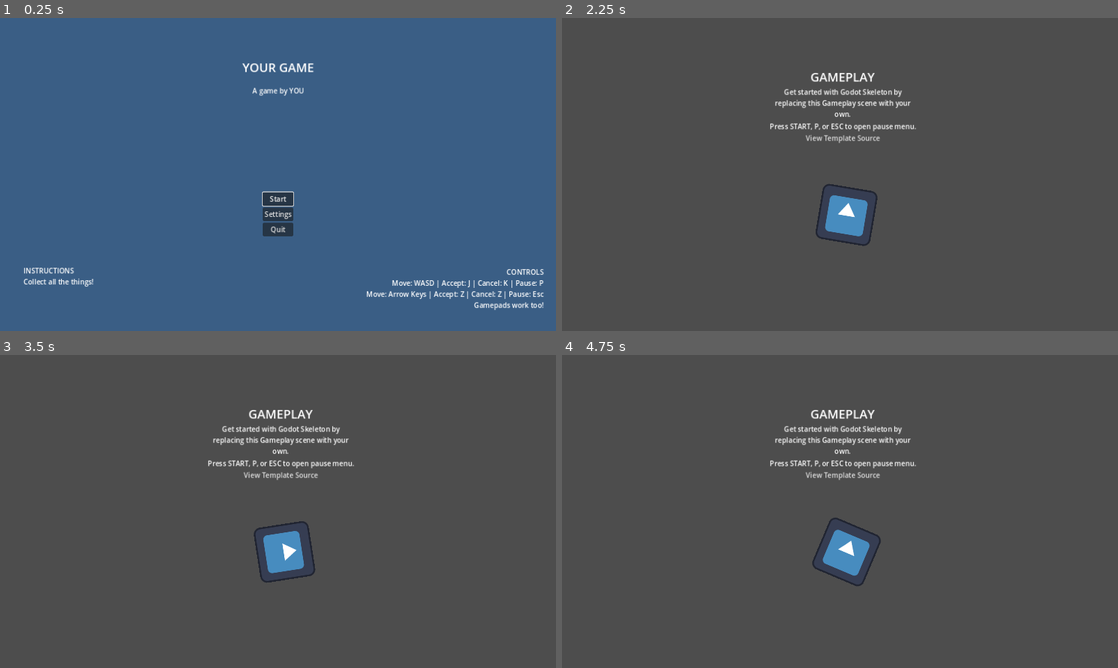
Above: before the commit, frames 1-4 (two rows, left to right).
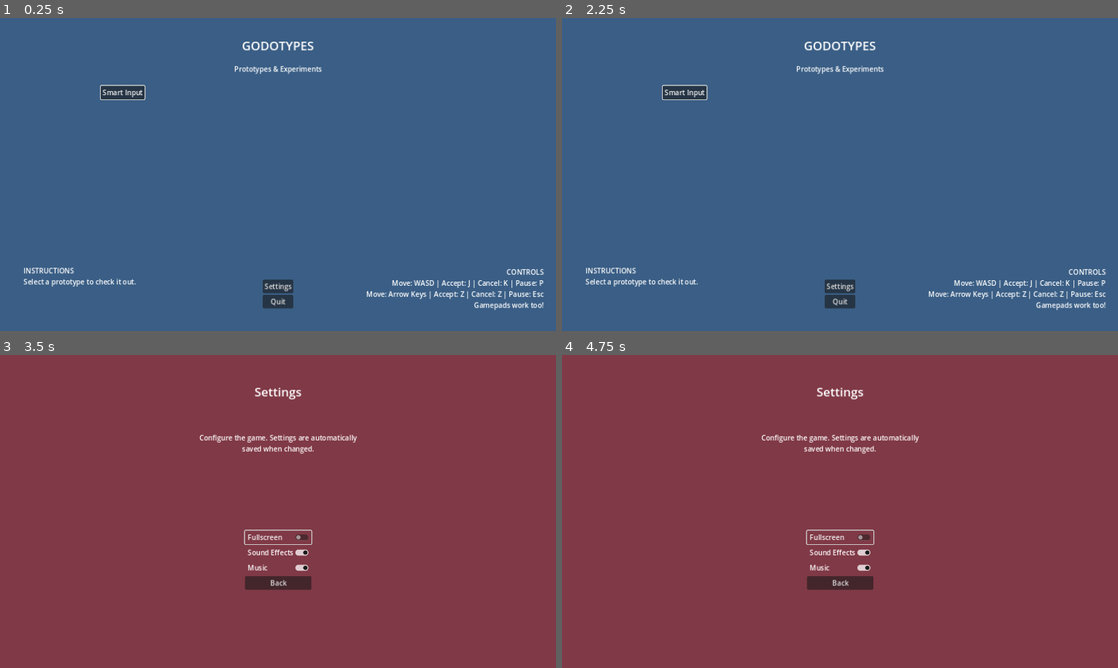
Above: after the commit, the same moments.

Repository: brettchalupa/godotypes
Game: Godot game, scene res://main_menu/main_menu.tscn
Same seed, same stepped clock (60 frames per second), same inputs: the game is played once before the commit and once after it. The engine's default icon, where the game draws it, is replaced by a stand-in: a white triangle on a blue panel in a dark square.
Inputs (mouse positions are in pixels of both pictures, inside the frame that each line leads up to):
- Up to frame 1 (0.25 s): no input
- Up to frame 2 (2.25 s): click (684, 93) at 0.5 s, where only the run after the commit has a clickable "Smart Input"; click (1073, 33) at 1.25 s, where only the run after the commit has a clickable "Back to Main Menu"; click (840, 199) at 2 s, where only the run before the commit has a clickable "Start"
- Up to frame 3 (3.5 s): click (278, 624) at 2.75 s, where only the run after the commit has a clickable "Settings"
- Up to frame 4 (4.75 s): click (840, 583) at 3.5 s, where only the run after the commit has a clickable "Back"; tap Enter (ui_accept) at 4.25 s; hold Right (ui_right) from 4.28 s (still down); hold Enter (ui_accept) from 4.28 s (still down)

The runs differ from the first frame. In frame 1, 2.5% of the frame differs, in the area x 4-58%, y 7-93%; in frame 2, 100%; in frame 3, 100%, in the area x 0-100%, y 0-100%; in frame 4, 100%.

Commit message:
feat(smart_input): playable character that fires
using kenney cc0 assets

Diff:
--- a/main_menu/MenuOptions.gd
+++ b/main_menu/MenuOptions.gd
@@ -1,11 +1,8 @@
 extends VFlowContainer
 
-@export var gameplay_scene:PackedScene
 @export var settings_scene:PackedScene
 
 func _ready():
-	get_children()[0].grab_focus()
-
 	if !OS.has_feature("pc"):
 		$Quit.hide()
 
@@ -14,6 +11,3 @@
 
 func _on_settings_pressed():
 	get_tree().change_scene_to_packed(settings_scene)
-
-func _on_start_pressed():
-	get_tree().change_scene_to_packed(gameplay_scene)
--- /dev/null
+++ b/main_menu/PrototypesGrid.gd
@@ -0,0 +1,8 @@
+extends GridContainer
+
+func _ready():
+	get_children()[0].grab_focus()
+
+
+func _on_smart_input_button_pressed():
+	get_tree().change_scene_to_file("res://smart_input/smart_input.tscn")
--- a/main_menu/main_menu.tscn
+++ b/main_menu/main_menu.tscn
@@ -1,8 +1,8 @@
 [gd_scene load_steps=4 format=3 uid="uid://0268jtpuc6rp"]
 
 [ext_resource type="Script" path="res://main_menu/MenuOptions.gd" id="1_qcgqq"]
-[ext_resource type="PackedScene" uid="uid://bdnyglk1i1cxl" path="res://gameplay/gameplay.tscn" id="2_5nvqq"]
 [ext_resource type="PackedScene" uid="uid://rxdgdijyhrsb" path="res://settings/settings.tscn" id="3_2osu0"]
+[ext_resource type="Script" path="res://main_menu/PrototypesGrid.gd" id="3_mjvto"]
 
 [node name="MainMenu" type="Control"]
 layout_mode = 3
@@ -25,13 +25,13 @@
 anchors_preset = 5
 anchor_left = 0.5
 anchor_right = 0.5
-offset_left = -65.5
-offset_top = 93.0
-offset_right = 65.5
-offset_bottom = 135.0
+offset_left = -83.0
+offset_top = 43.0
+offset_right = 83.0
+offset_bottom = 85.0
 grow_horizontal = 2
 theme_type_variation = &"HeaderLarge"
-text = "YOUR GAME"
+text = "GODOTYPES"
 horizontal_alignment = 1
 
 [node name="Credit" type="Label" parent="."]
@@ -39,12 +39,12 @@
 anchors_preset = 5
 anchor_left = 0.5
 anchor_right = 0.5
-offset_left = -59.5
-offset_top = 156.0
-offset_right = 59.5
-offset_bottom = 182.0
+offset_left = -101.0
+offset_top = 106.0
+offset_right = 101.0
+offset_bottom = 132.0
 grow_horizontal = 2
-text = "A game by YOU"
+text = "Prototypes & Experiments"
 
 [node name="Controls" type="Label" parent="."]
 layout_mode = 0
@@ -65,7 +65,7 @@
 offset_right = 365.0
 offset_bottom = 674.0
 text = "INSTRUCTIONS
-Collect all the things!"
+Select a prototype to check it out."
 
 [node name="MenuOptions" type="VFlowContainer" parent="." node_paths=PackedStringArray("shortcut_context")]
 layout_mode = 1
@@ -74,20 +74,15 @@
 anchor_right = 0.5
 anchor_bottom = 1.0
 offset_left = -35.0
-offset_top = 192.0
+offset_top = 559.0
 offset_right = 36.0
 offset_bottom = -9.0
 grow_horizontal = 2
 grow_vertical = 2
-shortcut_context = NodePath("Start")
+shortcut_context = NodePath("")
 alignment = 1
 script = ExtResource("1_qcgqq")
-gameplay_scene = ExtResource("2_5nvqq")
 settings_scene = ExtResource("3_2osu0")
-
-[node name="Start" type="Button" parent="MenuOptions"]
-layout_mode = 2
-text = "Start"
 
 [node name="Settings" type="Button" parent="MenuOptions"]
 layout_mode = 2
@@ -97,6 +92,18 @@
 layout_mode = 2
 text = "Quit"
 
-[connection signal="pressed" from="MenuOptions/Start" to="MenuOptions" method="_on_start_pressed"]
+[node name="PrototypesGrid" type="GridContainer" parent="."]
+layout_mode = 0
+offset_left = 232.0
+offset_top = 156.0
+offset_right = 1056.0
+offset_bottom = 574.0
+script = ExtResource("3_mjvto")
+
+[node name="SmartInputButton" type="Button" parent="PrototypesGrid"]
+layout_mode = 2
+text = "Smart Input"
+
 [connection signal="pressed" from="MenuOptions/Settings" to="MenuOptions" method="_on_settings_pressed"]
 [connection signal="pressed" from="MenuOptions/Quit" to="MenuOptions" method="_on_quit_pressed"]
+[connection signal="pressed" from="PrototypesGrid/SmartInputButton" to="PrototypesGrid" method="_on_smart_input_button_pressed"]
--- /dev/null
+++ b/smart_input/Player.gd
@@ -0,0 +1,27 @@
+extends CharacterBody2D
+
+@export var weapon:PackedScene
+
+const THRUST_SPEED = 400.0
+const TURN_SPEED = 4.0
+
+func _physics_process(delta):
+	rotation -= Input.get_action_strength("ui_left") * delta * TURN_SPEED
+	rotation += Input.get_action_strength("ui_right") * delta * TURN_SPEED
+
+	if Input.is_action_pressed("ui_up"):
+		velocity = Vector2.UP.rotated(rotation) * THRUST_SPEED
+	else:
+		velocity = velocity.move_toward(Vector2.ZERO, delta * THRUST_SPEED)
+
+	if Input.is_action_just_pressed("ui_accept"):
+		var beam = weapon.instantiate()
+		beam.global_position = global_position
+		beam.fire(rotation)
+		get_tree().get_root().add_child(beam)
+
+	move_and_slide()
+	position = position.clamp(Vector2.ZERO, get_viewport_rect().size)
+
+func _process(_delta):
+	pass
--- /dev/null
+++ b/smart_input/beam.gd
@@ -0,0 +1,19 @@
+extends CharacterBody2D
+
+const SPEED = 600.0
+@onready var timer = $Timer
+
+func _process(_delta):
+	if timer.time_left / timer.wait_time < 0.25:
+		$Sprite2D.modulate.a = timer.time_left / timer.wait_time
+
+func fire(rot):
+	rotation = rot
+	velocity = Vector2.UP.rotated(rotation) * SPEED
+
+func _on_timer_timeout():
+	queue_free()
+
+func _physics_process(_delta):
+	velocity = Vector2.UP.rotated(rotation) * SPEED
+	move_and_slide()
--- /dev/null
+++ b/smart_input/beam.tscn
@@ -0,0 +1,27 @@
+[gd_scene load_steps=4 format=3 uid="uid://bwwowp2077kmn"]
+
+[ext_resource type="Script" path="res://smart_input/beam.gd" id="1_ycbwi"]
+[ext_resource type="Texture2D" uid="uid://i4umlnqql86t" path="res://smart_input/ship_B.png" id="2_0tcra"]
+
+[sub_resource type="CapsuleShape2D" id="CapsuleShape2D_wj6py"]
+radius = 9.0
+height = 38.0
+
+[node name="Beam" type="CharacterBody2D"]
+position = Vector2(0, -9)
+scale = Vector2(0.25, 0.25)
+motion_mode = 1
+script = ExtResource("1_ycbwi")
+
+[node name="Sprite2D" type="Sprite2D" parent="."]
+position = Vector2(0, -9)
+texture = ExtResource("2_0tcra")
+
+[node name="CollisionShape2D" type="CollisionShape2D" parent="."]
+shape = SubResource("CapsuleShape2D_wj6py")
+
+[node name="Timer" type="Timer" parent="."]
+wait_time = 2.0
+autostart = true
+
+[connection signal="timeout" from="Timer" to="." method="_on_timer_timeout"]
--- /dev/null
+++ b/smart_input/player.tscn
@@ -0,0 +1,24 @@
+[gd_scene load_steps=5 format=3 uid="uid://rejuxgm2kk5n"]
+
+[ext_resource type="Script" path="res://smart_input/Player.gd" id="1_e8653"]
+[ext_resource type="PackedScene" uid="uid://bwwowp2077kmn" path="res://smart_input/beam.tscn" id="2_tvj2s"]
+[ext_resource type="Texture2D" uid="uid://dgmbumcxmc6xp" path="res://smart_input/ship_sidesA.png" id="3_0p8wu"]
+
+[sub_resource type="CapsuleShape2D" id="CapsuleShape2D_lo7b1"]
+radius = 16.0
+height = 32.0
+
+[node name="Player" type="CharacterBody2D"]
+scale = Vector2(0.5, 0.5)
+motion_mode = 1
+script = ExtResource("1_e8653")
+weapon = ExtResource("2_tvj2s")
+metadata/_edit_group_ = true
+
+[node name="Sprite2D" type="Sprite2D" parent="."]
+position = Vector2(0, -14)
+texture = ExtResource("3_0p8wu")
+
+[node name="CollisionShape2D" type="CollisionShape2D" parent="."]
+position = Vector2(0, 16)
+shape = SubResource("CapsuleShape2D_lo7b1")
--- /dev/null
+++ b/smart_input/smart_input.gd
@@ -0,0 +1,4 @@
+extends Node2D
+
+func _on_main_menu_button_pressed():
+	get_tree().change_scene_to_file("res://main_menu/main_menu.tscn")
--- /dev/null
+++ b/smart_input/smart_input.tscn
@@ -0,0 +1,113 @@
+[gd_scene load_steps=6 format=3 uid="uid://urk6g60i43s3"]
+
+[ext_resource type="Script" path="res://smart_input/smart_input.gd" id="1_ra5pg"]
+[ext_resource type="Texture2D" uid="uid://y5pb6dm5kxdd" path="res://smart_input/star_small.png" id="2_4ih8t"]
+[ext_resource type="Texture2D" uid="uid://bk3gpnfbrhjjv" path="res://smart_input/star_tiny.png" id="3_r3y8o"]
+[ext_resource type="Texture2D" uid="uid://brl4vls3iat2u" path="res://smart_input/star_medium.png" id="4_pd8ra"]
+[ext_resource type="PackedScene" uid="uid://rejuxgm2kk5n" path="res://smart_input/player.tscn" id="5_xra0w"]
+
+[node name="SmartInput" type="Node2D"]
+script = ExtResource("1_ra5pg")
+
+[node name="ColorRect" type="ColorRect" parent="."]
+offset_left = -56.0
+offset_top = -48.0
+offset_right = 1312.0
+offset_bottom = 744.0
+color = Color(0.152941, 0.152941, 0.152941, 1)
+
+[node name="Title" type="Label" parent="."]
+offset_left = 24.0
+offset_top = 16.0
+offset_right = 185.0
+offset_bottom = 58.0
+theme_type_variation = &"HeaderLarge"
+text = "Smart Input"
+
+[node name="Description" type="Label" parent="."]
+offset_left = 24.0
+offset_top = 58.0
+offset_right = 328.0
+offset_bottom = 136.0
+text = "Input UI changes based on last used input method with support for controller-specific icons."
+autowrap_mode = 2
+
+[node name="MainMenuButton" type="Button" parent="."]
+offset_left = 1096.0
+offset_top = 24.0
+offset_right = 1253.0
+offset_bottom = 55.0
+text = "Back to Main Menu"
+
+[node name="Stars" type="Node" parent="."]
+
+[node name="StarSmall" type="Sprite2D" parent="Stars"]
+modulate = Color(1, 1, 1, 0.745098)
+position = Vector2(104, 568)
+scale = Vector2(0.5, 0.5)
+texture = ExtResource("2_4ih8t")
+
+[node name="StarSmall6" type="Sprite2D" parent="Stars"]
+modulate = Color(1, 1, 1, 0.470588)
+position = Vector2(984, 160)
+scale = Vector2(0.5, 0.5)
+texture = ExtResource("2_4ih8t")
+
+[node name="StarSmall7" type="Sprite2D" parent="Stars"]
+modulate = Color(1, 1, 1, 0.745098)
+position = Vector2(152, 272)
+scale = Vector2(0.5, 0.5)
+texture = ExtResource("2_4ih8t")
+
+[node name="StarSmall8" type="Sprite2D" parent="Stars"]
+modulate = Color(1, 1, 1, 0.470588)
+position = Vector2(696, 608)
+scale = Vector2(0.5, 0.5)
+texture = ExtResource("2_4ih8t")
+
+[node name="StarTiny" type="Sprite2D" parent="Stars"]
+modulate = Color(1, 1, 1, 0.470588)
+position = Vector2(512, 488)
+scale = Vector2(0.5, 0.5)
+texture = ExtResource("3_r3y8o")
+
+[node name="StarSmall2" type="Sprite2D" parent="Stars"]
+modulate = Color(1, 1, 1, 0.470588)
+position = Vector2(344, 384)
+scale = Vector2(0.5, 0.5)
+texture = ExtResource("2_4ih8t")
+
+[node name="StarSmall3" type="Sprite2D" parent="Stars"]
+modulate = Color(1, 1, 1, 0.745098)
+position = Vector2(472, 120)
+scale = Vector2(0.5, 0.5)
+texture = ExtResource("2_4ih8t")
+
+[node name="StarSmall4" type="Sprite2D" parent="Stars"]
+modulate = Color(1, 1, 1, 0.745098)
+position = Vector2(1080, 272)
+scale = Vector2(0.5, 0.5)
+texture = ExtResource("2_4ih8t")
+
+[node name="StarSmall5" type="Sprite2D" parent="Stars"]
+modulate = Color(1, 1, 1, 0.745098)
+position = Vector2(824, 336)
+scale = Vector2(0.5, 0.5)
+texture = ExtResource("2_4ih8t")
+
+[node name="StarMedium" type="Sprite2D" parent="Stars"]
+modulate = Color(1, 1, 1, 0.470588)
+position = Vector2(1080, 568)
+scale = Vector2(0.5, 0.5)
+texture = ExtResource("4_pd8ra")
+
+[node name="StarMedium2" type="Sprite2D" parent="Stars"]
+modulate = Color(1, 1, 1, 0.470588)
+position = Vector2(600, 120)
+scale = Vector2(0.5, 0.5)
+texture = ExtResource("4_pd8ra")
+
+[node name="Player" parent="." instance=ExtResource("5_xra0w")]
+position = Vector2(599, 352)
+
+[connection signal="pressed" from="MainMenuButton" to="." method="_on_main_menu_button_pressed"]
Binary file added: smart_input/ship_B.png
Not shown, added: smart_input/ship_B.png.import
Binary file added: smart_input/ship_sidesA.png
Not shown, added: smart_input/ship_sidesA.png.import
Binary file added: smart_input/star_medium.png
Not shown, added: smart_input/star_medium.png.import
Binary file added: smart_input/star_small.png
Not shown, added: smart_input/star_small.png.import
Binary file added: smart_input/star_tiny.png
Not shown, added: smart_input/star_tiny.png.import
